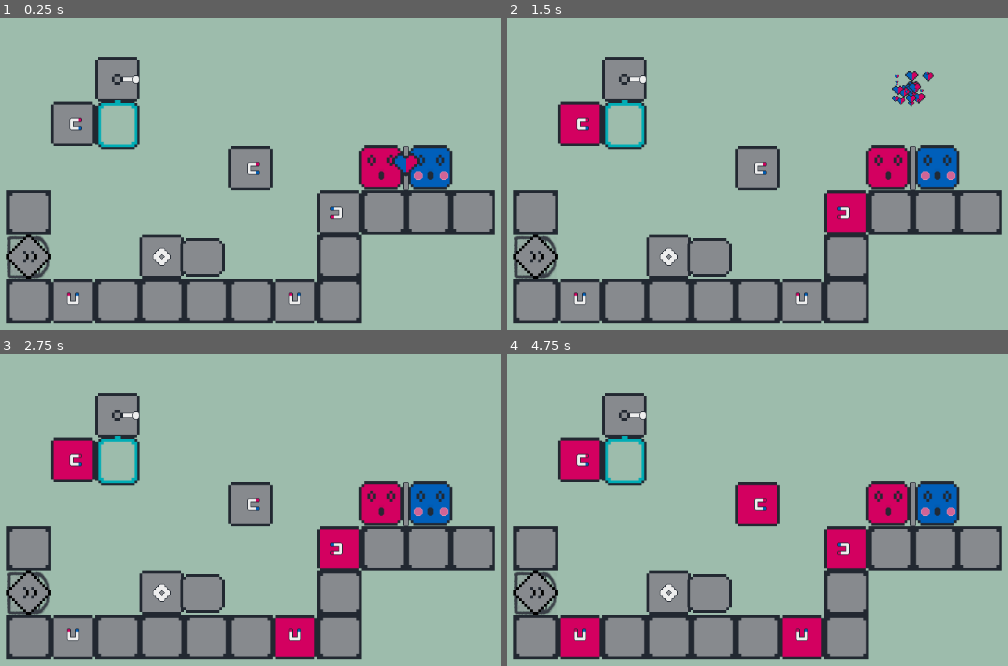
Above: before the commit, frames 1-4 (two rows, left to right).
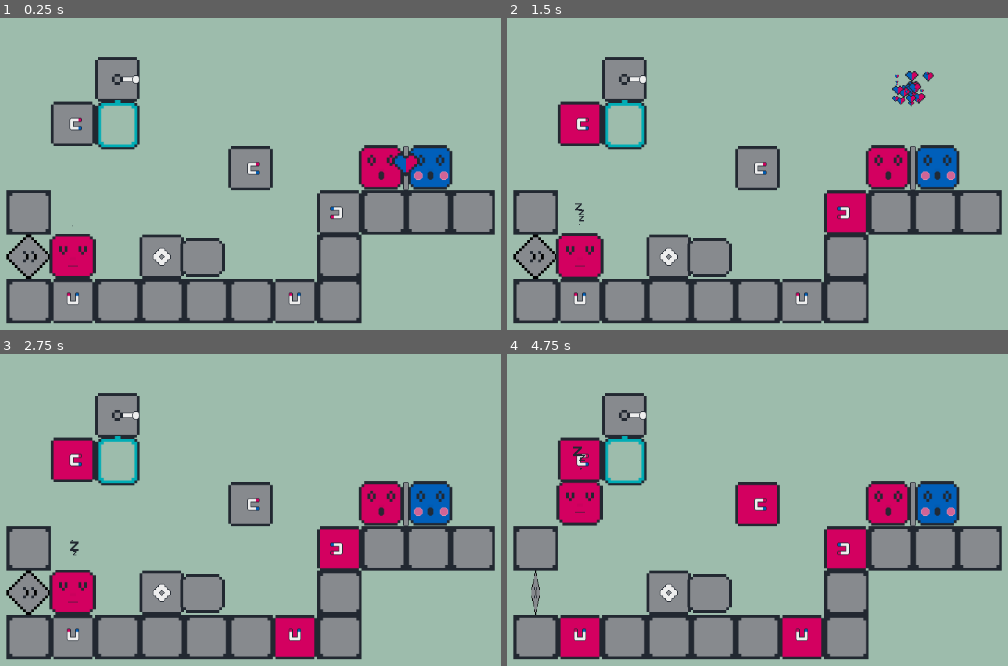
Above: after the commit, the same moments.

Repository: boxgramer/puzzle1
Game: Godot game, scene res://scene/environment.tscn
Same seed, same stepped clock (60 frames per second), same inputs: the game is played once before the commit and once after it.
Inputs (mouse positions are in pixels of both pictures, inside the frame that each line leads up to):
- Up to frame 1 (0.25 s): no input
- Up to frame 2 (1.5 s): move the mouse to (582, 124) at 0.52 s; click (582, 124) at 0.67 s; move the mouse to (847, 211) at 1.27 s; click (847, 211) at 1.42 s
- Up to frame 3 (2.75 s): move the mouse to (295, 637) at 2.02 s; click (295, 637) at 2.17 s
- Up to frame 4 (4.75 s): move the mouse to (582, 637) at 2.77 s; click (582, 637) at 2.92 s; move the mouse to (757, 503) at 3.52 s; click (757, 503) at 3.67 s; tap Enter at 4.25 s; move the mouse to (537, 594) at 4.27 s; click (537, 594) at 4.42 s

The runs differ from the first frame. In frame 1, 1.6% of the frame differs, in the area x 1-20%, y 66-84%; in frame 2, 1.8%; in frame 3, 1.7%; in frame 4, 2.3%, in the area x 1-20%, y 29-84%.

Commit message:
fix animation

Diff:
--- a/object/fan.tscn
+++ b/object/fan.tscn
@@ -1,40 +1,166 @@
-[gd_scene load_steps=10 format=3 uid="uid://b1q0d6yq56mro"]
-
-[ext_resource type="Texture2D" uid="uid://d123vkrtv3fjj" path="res://assets/images/fan_01.png" id="1_1rl7b"]
+[gd_scene load_steps=16 format=3 uid="uid://b1q0d6yq56mro"]
+
 [ext_resource type="Script" path="res://scripts/fan.gd" id="1_uh268"]
-[ext_resource type="Texture2D" uid="uid://c8aq188d3cdux" path="res://assets/images/fan_02.png" id="2_av50i"]
-[ext_resource type="Texture2D" uid="uid://8rdmsvnna66q" path="res://assets/images/fan_03.png" id="3_ydfs1"]
 [ext_resource type="Script" path="res://scripts/cast.gd" id="5_1lj1y"]
-[ext_resource type="SpriteFrames" uid="uid://qf622rpiohmn" path="res://resources/animation_sprite/fan_effect.tres" id="5_7rlkt"]
 [ext_resource type="Texture2D" uid="uid://bx3ybq1nkv1mq" path="res://assets/images/fan.png" id="7_enqxm"]
+[ext_resource type="Texture2D" uid="uid://dw55ugsnma0tj" path="res://assets/images/fan_effect.png" id="7_ewp14"]
 
 [sub_resource type="RectangleShape2D" id="RectangleShape2D_usa85"]
 size = Vector2(62, 63)
 
-[sub_resource type="SpriteFrames" id="SpriteFrames_h7nrb"]
-animations = [{
-"frames": [{
-"duration": 1.0,
-"texture": ExtResource("1_1rl7b")
-}],
-"loop": true,
-"name": &"idle",
-"speed": 5.0
-}, {
-"frames": [{
-"duration": 1.0,
-"texture": ExtResource("1_1rl7b")
-}, {
-"duration": 1.0,
-"texture": ExtResource("2_av50i")
-}, {
-"duration": 1.0,
-"texture": ExtResource("3_ydfs1")
-}],
-"loop": true,
-"name": &"play",
-"speed": 7.0
-}]
+[sub_resource type="AnimationNodeAnimation" id="AnimationNodeAnimation_r0yag"]
+animation = &"RESET"
+
+[sub_resource type="AnimationNodeAnimation" id="AnimationNodeAnimation_5g74n"]
+animation = &"fast"
+
+[sub_resource type="AnimationNodeAnimation" id="AnimationNodeAnimation_pg3yn"]
+animation = &"slow"
+
+[sub_resource type="AnimationNodeStateMachineTransition" id="AnimationNodeStateMachineTransition_ay32u"]
+switch_mode = 2
+advance_mode = 2
+
+[sub_resource type="AnimationNodeStateMachineTransition" id="AnimationNodeStateMachineTransition_mjuy6"]
+advance_mode = 2
+
+[sub_resource type="AnimationNodeStateMachine" id="AnimationNodeStateMachine_d7n3c"]
+states/End/position = Vector2(912, 93)
+states/RESET/node = SubResource("AnimationNodeAnimation_r0yag")
+states/RESET/position = Vector2(301, 186)
+states/Start/position = Vector2(146, 77)
+states/fast/node = SubResource("AnimationNodeAnimation_5g74n")
+states/fast/position = Vector2(478, 110)
+states/slow/node = SubResource("AnimationNodeAnimation_pg3yn")
+states/slow/position = Vector2(288, 86)
+transitions = ["slow", "fast", SubResource("AnimationNodeStateMachineTransition_ay32u"), "Start", "RESET", SubResource("AnimationNodeStateMachineTransition_mjuy6")]
+
+[sub_resource type="Animation" id="Animation_45xpr"]
+resource_name = "slow"
+length = 2.2
+tracks/0/type = "value"
+tracks/0/imported = false
+tracks/0/enabled = true
+tracks/0/path = NodePath(".:scale")
+tracks/0/interp = 1
+tracks/0/loop_wrap = true
+tracks/0/keys = {
+"times": PackedFloat32Array(0, 0.5, 1, 1.3, 1.5, 1.7, 1.9, 2, 2.1, 2.2),
+"transitions": PackedFloat32Array(1, 1, 1, 1, 1, 1, 1, 1, 1, 1),
+"update": 0,
+"values": [Vector2(1, 1), Vector2(-1, 1), Vector2(1, 1), Vector2(-1, 1), Vector2(1, 1), Vector2(-1, 1), Vector2(1, 1), Vector2(-1, 1), Vector2(1, 1), Vector2(-1, 1)]
+}
+
+[sub_resource type="Animation" id="Animation_cfvcr"]
+length = 0.001
+tracks/0/type = "value"
+tracks/0/imported = false
+tracks/0/enabled = true
+tracks/0/path = NodePath(".:scale")
+tracks/0/interp = 1
+tracks/0/loop_wrap = true
+tracks/0/keys = {
+"times": PackedFloat32Array(0),
+"transitions": PackedFloat32Array(1),
+"update": 0,
+"values": [Vector2(1, 1)]
+}
+tracks/1/type = "value"
+tracks/1/imported = false
+tracks/1/enabled = true
+tracks/1/path = NodePath("../effect:scale")
+tracks/1/interp = 1
+tracks/1/loop_wrap = true
+tracks/1/keys = {
+"times": PackedFloat32Array(0),
+"transitions": PackedFloat32Array(1),
+"update": 0,
+"values": [Vector2(1e-05, 1e-05)]
+}
+tracks/2/type = "value"
+tracks/2/imported = false
+tracks/2/enabled = true
+tracks/2/path = NodePath("../effect:visible")
+tracks/2/interp = 1
+tracks/2/loop_wrap = true
+tracks/2/keys = {
+"times": PackedFloat32Array(0),
+"transitions": PackedFloat32Array(1),
+"update": 1,
+"values": [false]
+}
+tracks/3/type = "value"
+tracks/3/imported = false
+tracks/3/enabled = true
+tracks/3/path = NodePath("../effect:position")
+tracks/3/interp = 1
+tracks/3/loop_wrap = true
+tracks/3/keys = {
+"times": PackedFloat32Array(0),
+"transitions": PackedFloat32Array(1),
+"update": 0,
+"values": [Vector2(40, 0)]
+}
+
+[sub_resource type="Animation" id="Animation_fyn2f"]
+resource_name = "fast"
+length = 0.5
+loop_mode = 1
+tracks/0/type = "value"
+tracks/0/imported = false
+tracks/0/enabled = true
+tracks/0/path = NodePath(".:scale")
+tracks/0/interp = 1
+tracks/0/loop_wrap = true
+tracks/0/keys = {
+"times": PackedFloat32Array(0.1, 0.2, 0.3, 0.4),
+"transitions": PackedFloat32Array(1, 1, 1, 1),
+"update": 0,
+"values": [Vector2(-1, 1), Vector2(1, 1), Vector2(-1, 1), Vector2(1, 1)]
+}
+tracks/1/type = "value"
+tracks/1/imported = false
+tracks/1/enabled = true
+tracks/1/path = NodePath("../effect:scale")
+tracks/1/interp = 1
+tracks/1/loop_wrap = true
+tracks/1/keys = {
+"times": PackedFloat32Array(0, 0.3, 0.5),
+"transitions": PackedFloat32Array(1, 1, 1),
+"update": 0,
+"values": [Vector2(1e-05, 1e-05), Vector2(1, 1), Vector2(1, 1)]
+}
+tracks/2/type = "value"
+tracks/2/imported = false
+tracks/2/enabled = true
+tracks/2/path = NodePath("../effect:visible")
+tracks/2/interp = 1
+tracks/2/loop_wrap = true
+tracks/2/keys = {
+"times": PackedFloat32Array(0, 0.5),
+"transitions": PackedFloat32Array(1, 1),
+"update": 1,
+"values": [true, false]
+}
+tracks/3/type = "value"
+tracks/3/imported = false
+tracks/3/enabled = true
+tracks/3/path = NodePath("../effect:position")
+tracks/3/interp = 1
+tracks/3/loop_wrap = true
+tracks/3/keys = {
+"times": PackedFloat32Array(0, 0.3, 0.5),
+"transitions": PackedFloat32Array(1, 1, 1),
+"update": 0,
+"values": [Vector2(40, 0), Vector2(100, 0), Vector2(120, 0)]
+}
+
+[sub_resource type="AnimationLibrary" id="AnimationLibrary_05o5x"]
+_data = {
+"RESET": SubResource("Animation_cfvcr"),
+"fast": SubResource("Animation_fyn2f"),
+"slow": SubResource("Animation_45xpr")
+}
 
 [node name="fan" type="StaticBody2D"]
 input_pickable = true
@@ -42,35 +168,6 @@
 
 [node name="shape" type="CollisionShape2D" parent="."]
 shape = SubResource("RectangleShape2D_usa85")
-
-[node name="anim" type="AnimatedSprite2D" parent="."]
-scale = Vector2(0.888889, 0.888889)
-sprite_frames = SubResource("SpriteFrames_h7nrb")
-animation = &"play"
-frame_progress = 0.409703
-
-[node name="windcontrol" type="Node2D" parent="anim"]
-modulate = Color(1, 1, 1, 0.258824)
-scale = Vector2(1.125, 1.125)
-
-[node name="wind" type="AnimatedSprite2D" parent="anim/windcontrol"]
-position = Vector2(43.04, -24)
-scale = Vector2(0.3, 0.714)
-sprite_frames = ExtResource("5_7rlkt")
-autoplay = "default"
-frame_progress = 0.1361
-
-[node name="wind2" type="AnimatedSprite2D" parent="anim/windcontrol"]
-position = Vector2(43.04, 0)
-scale = Vector2(0.3, 0.714)
-sprite_frames = ExtResource("5_7rlkt")
-autoplay = "default"
-
-[node name="wind3" type="AnimatedSprite2D" parent="anim/windcontrol"]
-position = Vector2(43.04, 24)
-scale = Vector2(0.3, 0.714)
-sprite_frames = ExtResource("5_7rlkt")
-autoplay = "default"
 
 [node name="cast" type="RayCast2D" parent="."]
 target_position = Vector2(0, -84)
@@ -87,5 +184,25 @@
 script = ExtResource("5_1lj1y")
 type = 1
 
-[node name="Sprite2D" type="Sprite2D" parent="."]
+[node name="anim_tree" type="AnimationTree" parent="."]
+root_node = NodePath("../placeholder/fan")
+tree_root = SubResource("AnimationNodeStateMachine_d7n3c")
+anim_player = NodePath("../anim")
+
+[node name="anim" type="AnimationPlayer" parent="."]
+root_node = NodePath("../placeholder/fan")
+libraries = {
+"": SubResource("AnimationLibrary_05o5x")
+}
+
+[node name="placeholder" type="Node2D" parent="."]
+
+[node name="effect" type="Sprite2D" parent="placeholder"]
+visible = false
+modulate = Color(1, 1, 1, 0.431373)
+position = Vector2(40, 0)
+scale = Vector2(1e-05, 1e-05)
+texture = ExtResource("7_ewp14")
+
+[node name="fan" type="Sprite2D" parent="placeholder"]
 texture = ExtResource("7_enqxm")
--- a/object/love.tscn
+++ b/object/love.tscn
@@ -10,6 +10,45 @@
 
 [sub_resource type="RectangleShape2D" id="RectangleShape2D_nb0t7"]
 size = Vector2(20, 63)
+
+[sub_resource type="Animation" id="Animation_l1h81"]
+length = 0.001
+tracks/0/type = "value"
+tracks/0/imported = false
+tracks/0/enabled = true
+tracks/0/path = NodePath("love:position")
+tracks/0/interp = 1
+tracks/0/loop_wrap = true
+tracks/0/keys = {
+"times": PackedFloat32Array(0),
+"transitions": PackedFloat32Array(1),
+"update": 0,
+"values": [Vector2(0, 0)]
+}
+tracks/1/type = "value"
+tracks/1/imported = false
+tracks/1/enabled = true
+tracks/1/path = NodePath("love:visible")
+tracks/1/interp = 1
+tracks/1/loop_wrap = true
+tracks/1/keys = {
+"times": PackedFloat32Array(0),
+"transitions": PackedFloat32Array(1),
+"update": 1,
+"values": [true]
+}
+tracks/2/type = "value"
+tracks/2/imported = false
+tracks/2/enabled = true
+tracks/2/path = NodePath("explode:emitting")
+tracks/2/interp = 1
+tracks/2/loop_wrap = true
+tracks/2/keys = {
+"times": PackedFloat32Array(0),
+"transitions": PackedFloat32Array(1),
+"update": 1,
+"values": [false]
+}
 
 [sub_resource type="Animation" id="Animation_1063y"]
 resource_name = "over"
@@ -48,45 +87,6 @@
 "transitions": PackedFloat32Array(1),
 "update": 1,
 "values": [true]
-}
-
-[sub_resource type="Animation" id="Animation_l1h81"]
-length = 0.001
-tracks/0/type = "value"
-tracks/0/imported = false
-tracks/0/enabled = true
-tracks/0/path = NodePath("love:position")
-tracks/0/interp = 1
-tracks/0/loop_wrap = true
-tracks/0/keys = {
-"times": PackedFloat32Array(0),
-"transitions": PackedFloat32Array(1),
-"update": 0,
-"values": [Vector2(0, 0)]
-}
-tracks/1/type = "value"
-tracks/1/imported = false
-tracks/1/enabled = true
-tracks/1/path = NodePath("love:visible")
-tracks/1/interp = 1
-tracks/1/loop_wrap = true
-tracks/1/keys = {
-"times": PackedFloat32Array(0),
-"transitions": PackedFloat32Array(1),
-"update": 1,
-"values": [true]
-}
-tracks/2/type = "value"
-tracks/2/imported = false
-tracks/2/enabled = true
-tracks/2/path = NodePath("explode:emitting")
-tracks/2/interp = 1
-tracks/2/loop_wrap = true
-tracks/2/keys = {
-"times": PackedFloat32Array(0),
-"transitions": PackedFloat32Array(1),
-"update": 1,
-"values": [false]
 }
 
 [sub_resource type="AnimationLibrary" id="AnimationLibrary_tl6e1"]
--- a/scene/environment.tscn
+++ b/scene/environment.tscn
@@ -84,6 +84,9 @@
 [node name="character_red" parent="." instance=ExtResource("6_b40ej")]
 position = Vector2(568, 160)
 
+[node name="character_red3" parent="." instance=ExtResource("6_b40ej")]
+position = Vector2(160, 288)
+
 [node name="Camera2D" type="Camera2D" parent="."]
 position = Vector2(328, 240)
 
--- a/scripts/fan.gd
+++ b/scripts/fan.gd
@@ -8,12 +8,14 @@
 @export var power:float = 5.0
 
 
-@onready var anim: AnimatedSprite2D = $anim
+@onready var anim_tree =  $anim_tree
+@onready var state_machine =  anim_tree['parameters/playback']
+@onready var placeholder = $placeholder
 @onready var shape :CollisionShape2D= $shape
 @onready var  cast:RayCast2D = $cast
 @onready var  cast2:RayCast2D = $cast2
 @onready var  cast3:RayCast2D = $cast3
-@onready var effect= $anim/windcontrol
+@onready var effect= $placeholder/effect
 
 
 var state:int = 0;
@@ -78,13 +80,13 @@
 func set_rotation_anim( dir :int) :
 	match (dir) :
 		0 :
-			anim.rotation_degrees =270
+			placeholder.rotation_degrees =270
 		1 :
-			anim.rotation_degrees =90
+			placeholder.rotation_degrees =90
 		2 :
-			anim.rotation_degrees = 180
+			placeholder.rotation_degrees = 180
 		3 :
-			anim.rotation_degrees = 0
+			placeholder.rotation_degrees = 0
 
 func _input_event(viewport, event, shape_idx):
 	if event is InputEventMouseButton :
@@ -98,13 +100,12 @@
 func anim_state(st : int) :
 	match  (st) :
 		0 :
-			anim.play("idle")
+			state_machine.travel("RESET")
 			is_dead = true
 			effect.hide()
 		1 :
-			anim.play("play")
-			await get_tree().create_timer(0.5).timeout
-			effect.show()
+			state_machine.travel("slow")
+			await get_tree().create_timer(2.0).timeout
 
 			is_dead = false
 			is_push = true
Binary file added: assets/images/fan_effect.png
Not shown, added: assets/images/fan_effect.png.import
